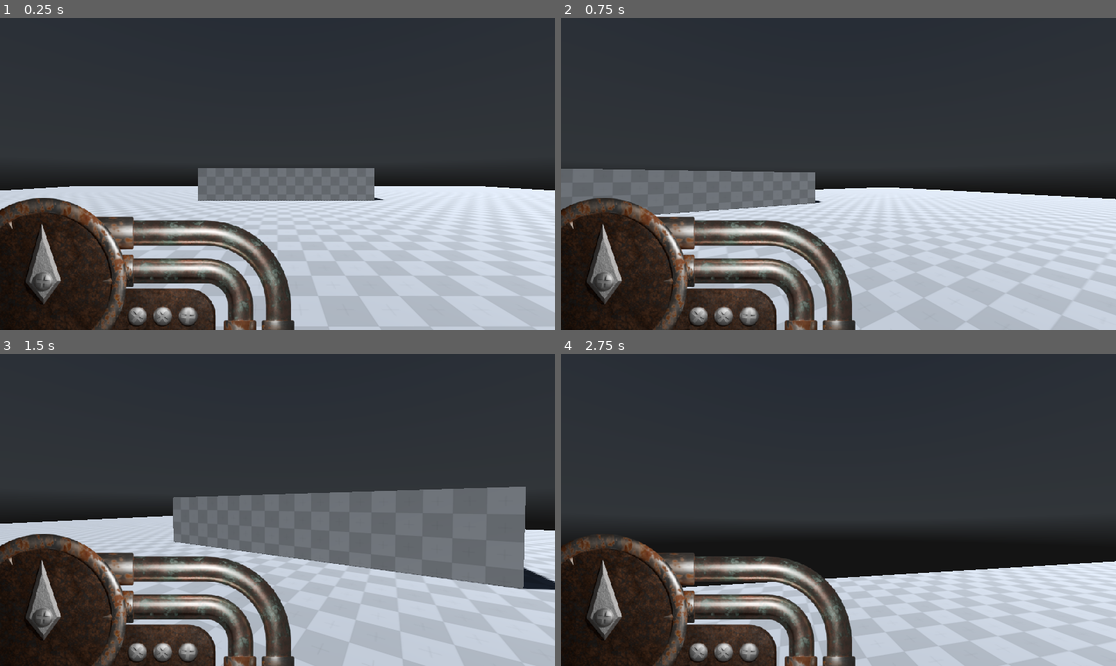
Above: before the commit, frames 1-4 (two rows, left to right).
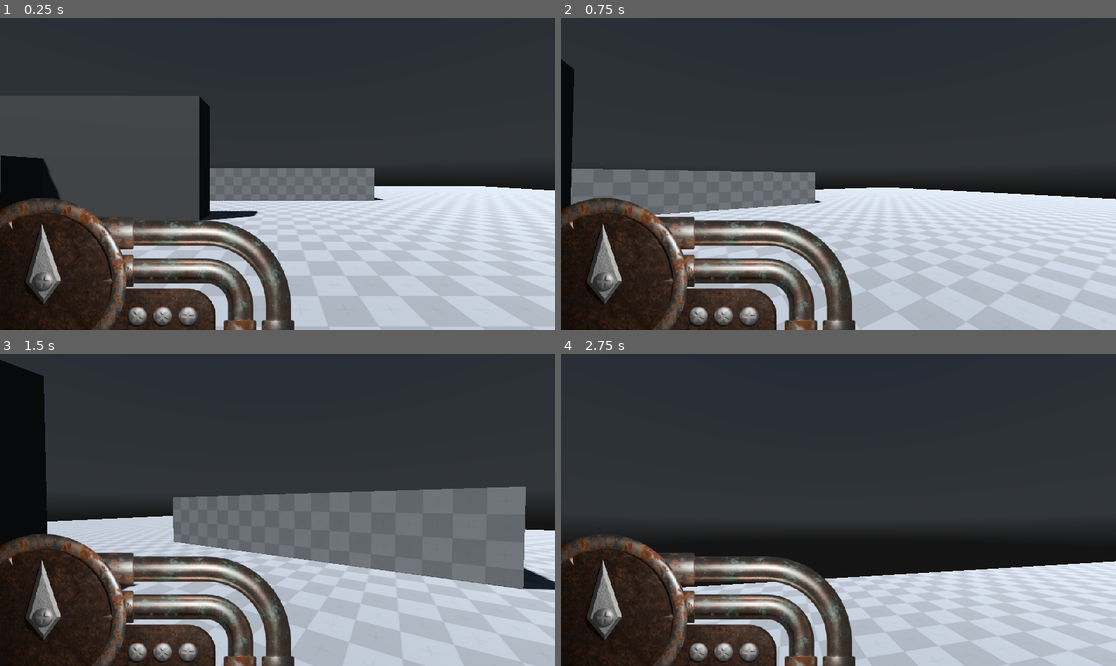
Above: after the commit, the same moments.

Repository: Omegaz102/ecovally
Game: Godot game, scene res://main.tscn
The game is run twice, just before and just after one commit, with the same random seed, the same clock (stepped at 60 frames per second) and the same inputs. A sky picture missing from this copy of the repository is replaced by a grey-blue gradient.
Inputs (mouse positions are in pixels of both pictures, inside the frame that each line leads up to):
- Up to frame 1 (0.25 s): no input
- Up to frame 2 (0.75 s): tap Enter at 0.5 s; move the mouse to (866, 174) at 0.52 s; hold W (forward) from 0.53 s (still down); tap Shift (run) at 0.6 s
- Up to frame 3 (1.5 s): keep holding W (forward); move the mouse to (249, 510) at 1.27 s; tap Shift (run) at 1.35 s
- Up to frame 4 (2.75 s): keep holding W (forward); move the mouse to (849, 503) at 2.02 s; tap Shift (run) at 2.1 s

The runs differ from the first frame. In frame 1, 5.8% of the frame differs, in the area x 0-47%, y 25-66%; in frame 2, 1.0%; in frame 3, 4.1%; in frame 4, nothing differs.

Commit message:
added small obstacles

Diff:
--- a/test_world.tscn
+++ b/test_world.tscn
@@ -21,27 +21,58 @@
 background_color = Color(0.9760029, 0.45523238, 0.75220835, 1)
 sky = SubResource("Sky_1lwx6")
 
-[node name="Test world" type="Node3D"]
+[node name="Test world" type="Node3D" unique_id=801423077]
 
-[node name="StaticBody3D" type="StaticBody3D" parent="."]
+[node name="StaticBody3D" type="StaticBody3D" parent="." unique_id=913973988]
 
-[node name="MeshInstance3D" type="MeshInstance3D" parent="StaticBody3D"]
+[node name="MeshInstance3D" type="MeshInstance3D" parent="StaticBody3D" unique_id=492884653]
 mesh = SubResource("PlaneMesh_t34gm")
 skeleton = NodePath("")
 
-[node name="CollisionShape3D" type="CollisionShape3D" parent="StaticBody3D"]
+[node name="CollisionShape3D" type="CollisionShape3D" parent="StaticBody3D" unique_id=1909617093]
 shape = SubResource("WorldBoundaryShape3D_dxppu")
 
-[node name="DirectionalLight3D" type="DirectionalLight3D" parent="."]
+[node name="DirectionalLight3D" type="DirectionalLight3D" parent="." unique_id=797875261]
 transform = Transform3D(0.4113872, 0.82031417, -0.3972974, 7.743411e-09, 0.43589082, 0.8999995, 0.91146064, -0.37024826, 0.17931987, 0, 20.858194, 0)
 light_energy = 0.67
 shadow_enabled = true
 shadow_blur = 0.0
 
-[node name="CSGBox3D" type="CSGBox3D" parent="."]
+[node name="CSGBox3D" type="CSGBox3D" parent="." unique_id=231518951]
 transform = Transform3D(1, 0, 0, 0, 1, 0, 0, 0, 1, 0.5, 0.8416996, -13.5)
 size = Vector3(10, 2, 4)
 material = ExtResource("1_gy3sr")
 
-[node name="WorldEnvironment" type="WorldEnvironment" parent="."]
+[node name="WorldEnvironment" type="WorldEnvironment" parent="." unique_id=1156742266]
 environment = SubResource("Environment_dsnr4")
+
+[node name="CSGBox3D2" type="CSGBox3D" parent="." unique_id=1276065030]
+transform = Transform3D(1, 0, 0, 0, 1, 0, 0, 0, 1, -8, 2, -7)
+use_collision = true
+size = Vector3(11, 4, 1)
+
+[node name="CSGBox3D3" type="CSGBox3D" parent="." unique_id=2007243438]
+transform = Transform3D(1, 0, 0, 0, 1, 0, 0, 0, 1, -8, 1, -6)
+use_collision = true
+size = Vector3(1, 2, 1)
+
+[node name="CSGBox3D4" type="CSGBox3D" parent="." unique_id=1141517308]
+transform = Transform3D(1, 0, 0, 0, 1, 0, 0, 0, 1, -8, 0.5, -5)
+use_collision = true
+
+[node name="CSGBox3D5" type="CSGBox3D" parent="." unique_id=490225501]
+transform = Transform3D(1, 0, 0, 0, 1, 0, 0, 0, 1, -11, 1.5, -5)
+use_collision = true
+
+[node name="CSGBox3D6" type="CSGBox3D" parent="." unique_id=1381700200]
+transform = Transform3D(1, 0, 0, 0, 1, 0, 0, 0, 1, -11, 1.5, -3)
+use_collision = true
+
+[node name="CSGBox3D7" type="CSGBox3D" parent="." unique_id=2011617909]
+transform = Transform3D(1, 0, 0, 0, 1, 0, 0, 0, 1, -12.237073, 1.5, -3)
+use_collision = true
+
+[node name="CSGPolygon3D" type="CSGPolygon3D" parent="." unique_id=167645046]
+transform = Transform3D(1, 0, 0, 0, 1, 0, 0, 0, 1, -13.74489, 1.0062473, -2.4982023)
+use_collision = true
+polygon = PackedVector2Array(0, 0, -1, 2, 1, 1, 1, 0)
Not shown, changed: Blender/UI/stamina/stamina.blend.import
Not shown: 1 places in test_world.tscn that only renumber resources
